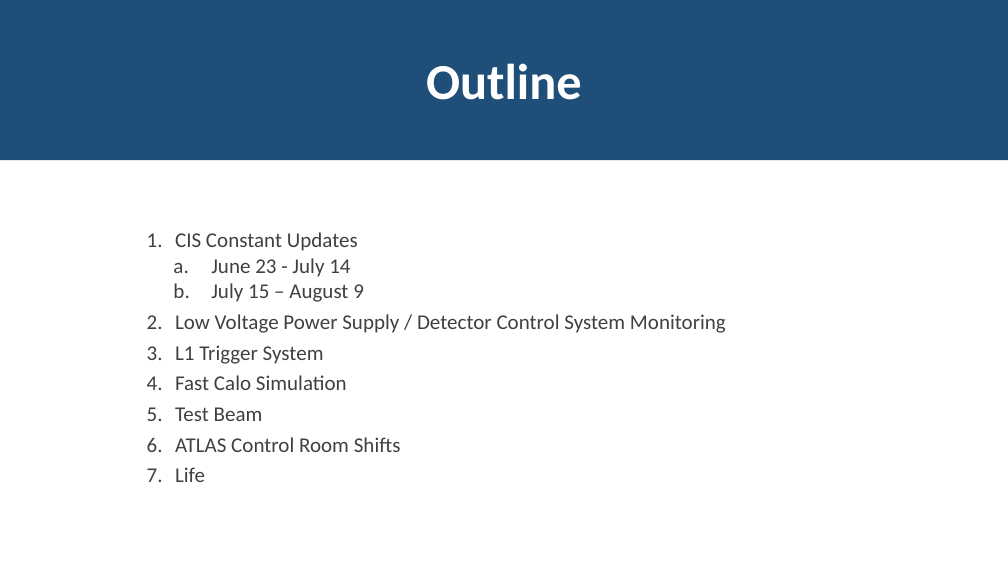
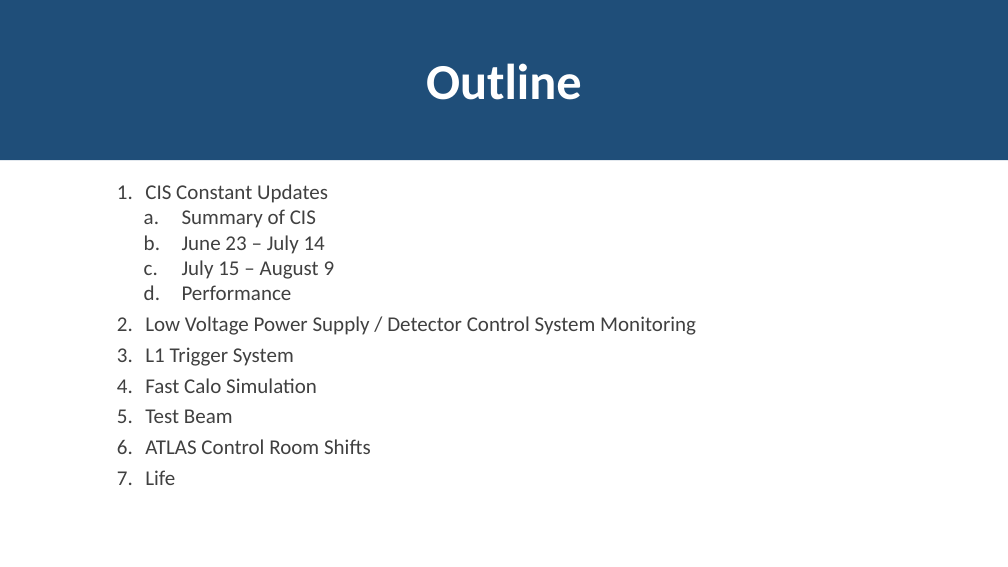
Before and after one commit to JackyMYL/Tile-CIS-group, a slide deck: slide 2 of Chicago Reports/08-15-2022_Jacky&Peter.pptx. Drawn at 1008x567 pixels with LibreOffice and Linux fonts; fonts in the diff are those of the drawing. Boxes give left, top, right and bottom in pixels: in the first picture for what was removed or moved away, otherwise in the second. Text is boxed around its words. In the diff, an @@ line names an element or a change of style, - is before the commit and + after.

Commit message:
Expanded CIS constant section

```diff
--- a/Chicago Reports/08-15-2022_Jacky&Peter.pptx
+++ b/Chicago Reports/08-15-2022_Jacky&Peter.pptx
@@ text "CIS Constant Updates": place and size @@
-text "CIS Constant Updates" at box(175, 232, 726, 482)
+text "CIS Constant Updates" at box(145, 184, 696, 485)
@@ text at box(182, 209, 325, 254): text changed @@
-  a. June 23 - July 14
+  a. Summary of CIS
+  b. June 23 – July 14
@@ text at box(182, 285, 292, 300): paragraph added @@
+  d. Performance
```
Also in this commit, not shown: 4 other slides changed, 5 slides added.
